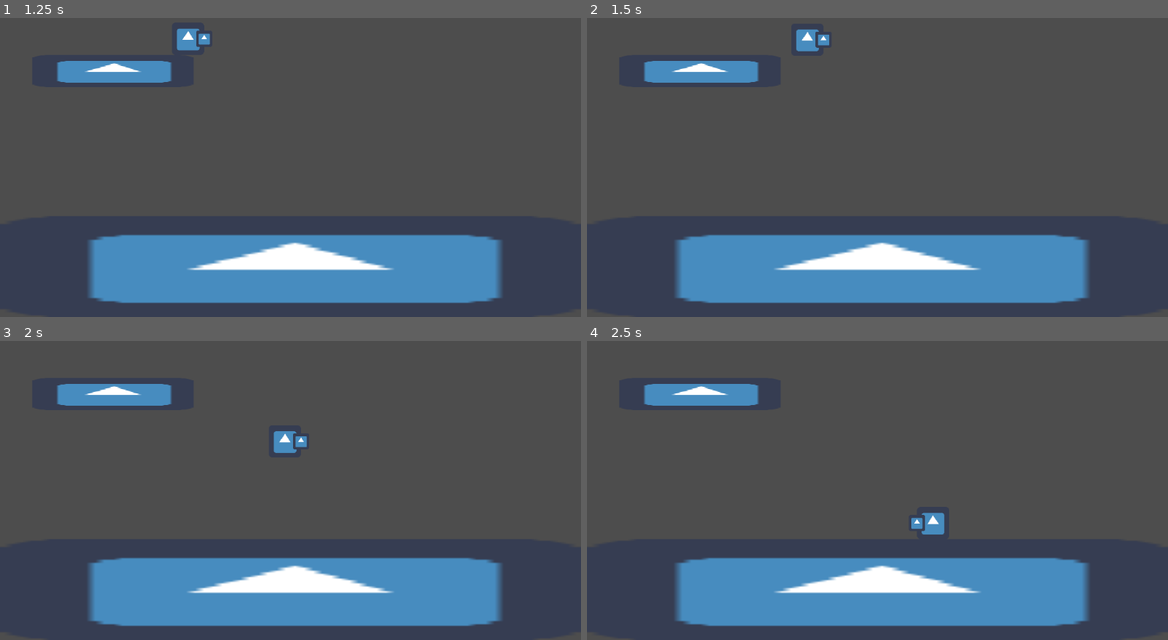
Above: before the commit, frames 1-4 (two rows, left to right).
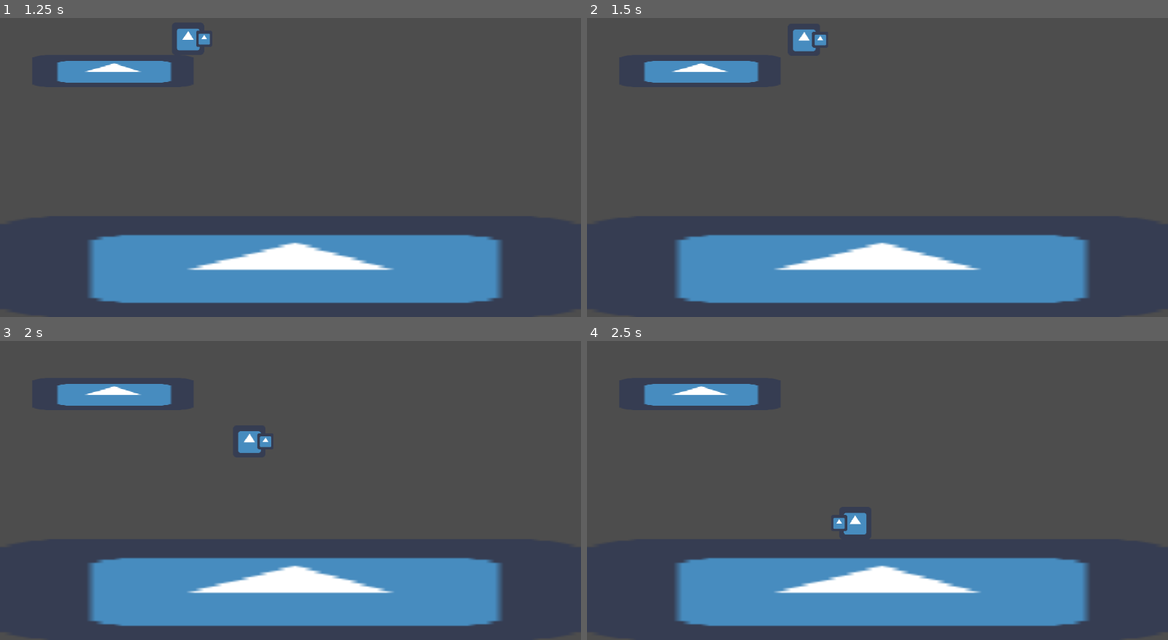
Above: after the commit, the same moments.

Repository: Gatlink/GodotPlugin
Game: Godot game, scene res://Platformer2DController/platformer2D_controller_test.tscn
Same seed, same stepped clock (60 frames per second), same inputs: the game is played once before the commit and once after it. The project has no main scene, so this scene is started directly. The engine's default icon, where the game draws it, is replaced by a stand-in: a white triangle on a blue panel in a dark square.
Inputs:
- Up to frame 1 (1.25 s): tap Enter (ui_accept) at 0.5, 0.77 s; hold D (right) from 0.53 s (still down)
- Up to frame 2 (1.5 s): keep holding D (right)
- Up to frame 3 (2 s): keep holding D (right); tap Enter (ui_accept) at 1.52 s
- Up to frame 4 (2.5 s): release D (right) at 2.03 s; hold A (left) from 2.03 s (still down)

Frame 1 is identical in both runs. In frame 2, 0.2% of the frame differs, in the area x 35-42%, y 3-12%; in frame 3, 0.7%; in frame 4, 0.7%, in the area x 42-62%, y 57-65%.

Commit message:
Share horizontal movement code between states

Diff:
--- a/Platformer2DController/States/air.gd
+++ b/Platformer2DController/States/air.gd
@@ -1,5 +1,5 @@
 class_name PlayerAir
-extends PlayerState
+extends PlayerMove
 
 
 ## Max speed while falling, in pixel / s
@@ -10,6 +10,7 @@
 
 
 func physics_update(delta: float) -> void:
+	super(delta)
 	player.velocity.y = min(player.velocity.y + delta * terminal_speed / gravity, terminal_speed)
 
 	if player.is_on_floor():
--- /dev/null
+++ b/Platformer2DController/States/move.gd
@@ -0,0 +1,40 @@
+class_name PlayerMove
+extends PlayerState
+
+@export_category("Horizontal Movement")
+
+## Maximum speed, in pixel/s
+@export var max_speed: float = 256
+
+## Time to max speed, in seconds
+@export var acceleration: float = 1.0
+
+## Time to 0 speed, in seconds
+@export var deceleration: float = 1.0
+
+## Factor applied to acceleration when changing direction
+@export var turn_factor: float = 1.0
+
+## If true, instantly change direction while moving
+@export var instant_turn: bool
+
+
+func physics_update(delta: float) -> void:
+	var h_dir := PlayerInputs.dir.x
+
+	# ACCELERATION
+	if h_dir != 0:
+		var is_turning: bool = player.velocity.x != 0 and sign(player.velocity.x) != h_dir
+		if instant_turn and is_turning:
+			player.velocity.x *= -1
+		else:
+			player.velocity.x += h_dir * max_speed / acceleration * delta * (turn_factor if is_turning else 1.0)
+		player.velocity.x = clamp(player.velocity.x, -max_speed, max_speed)
+		player.dir = h_dir
+	# DECELERATION
+	elif player.velocity.x != 0:
+		var h_vel_sign: int = sign(player.velocity.x)
+		player.velocity.x = player.velocity.x - h_vel_sign * max_speed / deceleration * delta
+
+		if sign(player.velocity.x) != h_vel_sign:
+			player.velocity.x = 0
--- a/Platformer2DController/States/stand.gd
+++ b/Platformer2DController/States/stand.gd
@@ -1,42 +1,8 @@
 class_name PlayerStand
-extends PlayerState
-
-
-## Maximum speed, in pixel/s
-@export var max_speed: float = 256
-
-## Time to max speed, in seconds
-@export var acceleration: float = 1.0
-
-## Time to 0 speed, in seconds
-@export var deceleration: float = 1.0
-
-## Factor applied to acceleration when changing direction
-@export var turn_factor: float = 1.0
-
-## If true, instantly change direction while moving
-@export var instant_turn: bool
+extends PlayerMove
 
 
 func physics_update(delta: float) -> void:
-	var h_dir := PlayerInputs.dir.x
-
-	# ACCELERATION
-	if h_dir != 0:
-		var is_turning: bool = player.velocity.x != 0 and sign(player.velocity.x) != h_dir
-		if instant_turn and is_turning:
-			player.velocity.x *= -1
-		else:
-			player.velocity.x += h_dir * max_speed / acceleration * delta * (turn_factor if is_turning else 1.0)
-		player.velocity.x = clamp(player.velocity.x, -max_speed, max_speed)
-		player.dir = h_dir
-	# DECELERATION
-	elif player.velocity.x != 0:
-		var h_vel_sign: int = sign(player.velocity.x)
-		player.velocity.x = player.velocity.x - h_vel_sign * max_speed / deceleration * delta
-
-		if sign(player.velocity.x) != h_vel_sign:
-			player.velocity.x = 0
-
+	super(delta)
 	if not player.is_on_floor():
 		transition_to("Air")
--- a/Platformer2DController/player.tscn
+++ b/Platformer2DController/player.tscn
@@ -23,6 +23,8 @@
 [node name="Air" type="Node" parent="StateMachine"]
 script = ExtResource("4_560se")
 gravity = 0.5
+max_speed = 128.0
+acceleration = 0.5
 
 [node name="Graph" type="Node2D" parent="."]
 position = Vector2(0, -32)
